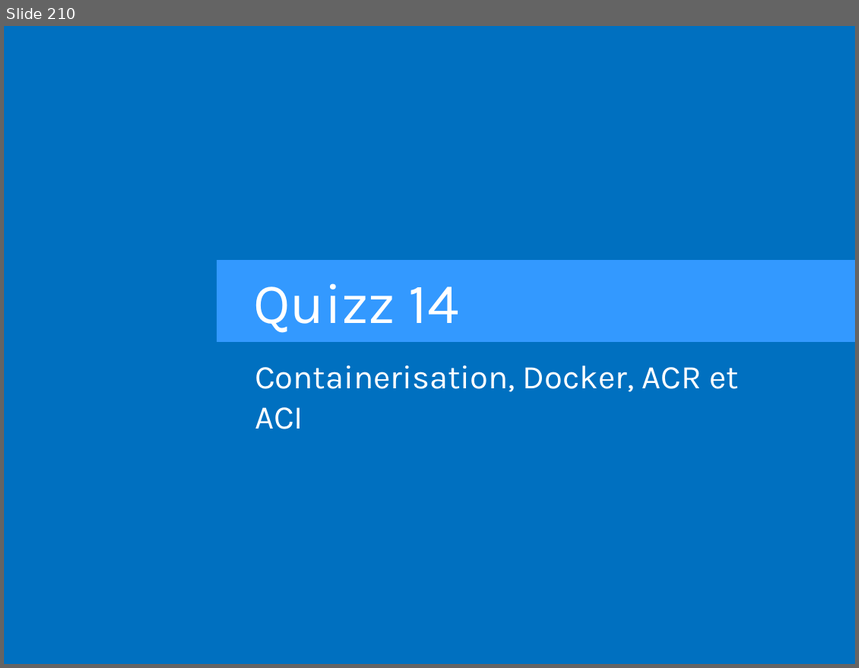
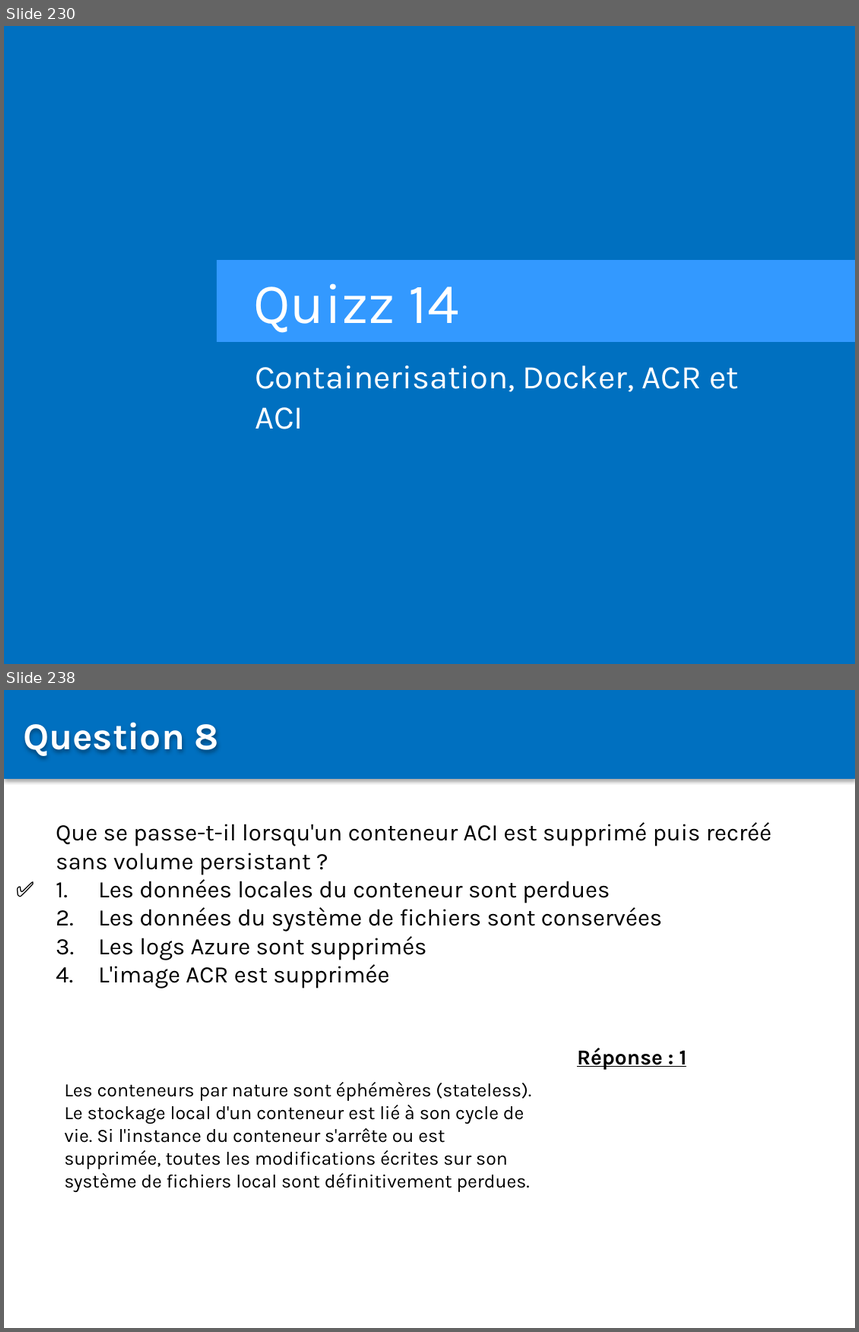
Before and after one commit to Sybaris-Classroom/az-204, a slide deck: Quiz/Quiz.pptx. Shown one above the other, each under a label of ours: slide 210 before the commit, slides 230 and 238 after it; the slides between them are not shown. The pictures are 859x668 and 859x1332 pixels, drawn with LibreOffice and Linux fonts; fonts in the diff are those of the drawing. Boxes give left, top, right and bottom in pixels: in the first picture for what was removed or moved away, otherwise in the second. Text is boxed around its words. In the diff, an @@ line names an element or a change of style, - is before the commit and + after.

```diff
--- a/Quiz/Quiz.pptx
+++ b/Quiz/Quiz.pptx
@@ slide 238 added at [4, 690, 855, 1328], background #FFFFFF @@
@@ rectangle added at [4, 690, 855, 778], fill #0070C0 @@
@@ text added at [23, 722, 219, 758], 32 pt, text #FFFFFF, bold @@
+Question 8
@@ text added at [56, 822, 772, 989], 20 pt, text #000000 @@
+Que se passe-t-il lorsqu'un conteneur ACI est supprimé puis recréé sans volume persistant ?
+1. Les données locales du conteneur sont perdues
+2. Les données du système de fichiers sont conservées
+3. Les logs Azure sont supprimés
+4. L'image ACR est supprimée
@@ text added at [7, 872, 59, 906], 18 pt, text #000000, bold @@
+✅
@@ text added at [577, 1048, 687, 1070], 18 pt, text #000000, bold, underline @@
+Réponse : 1
@@ text added at [64, 1082, 531, 1192], 16 pt, text #000000 @@
+Les conteneurs par nature sont éphémères (stateless). Le stockage local d'un conteneur est lié à son cycle de vie. Si l'instance du conteneur s'arrête ou est supprimée, toutes les modifications écrites sur son système de fichiers local sont définitivement perdues.
@@ what was slide 210 is now slide 230 @@
```
Also in this commit, not shown: 1 slide changed, 81 other slides added.
